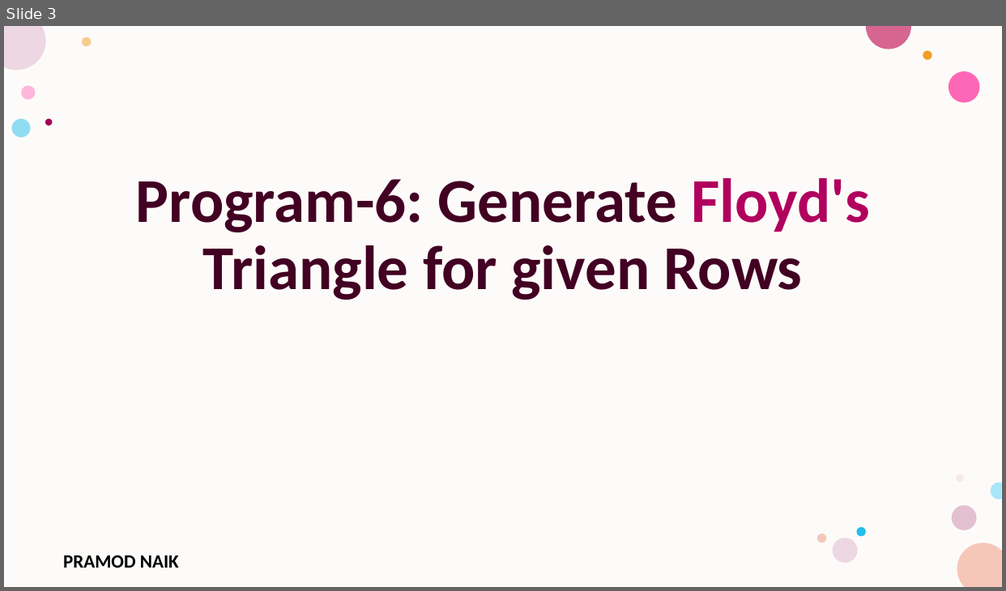
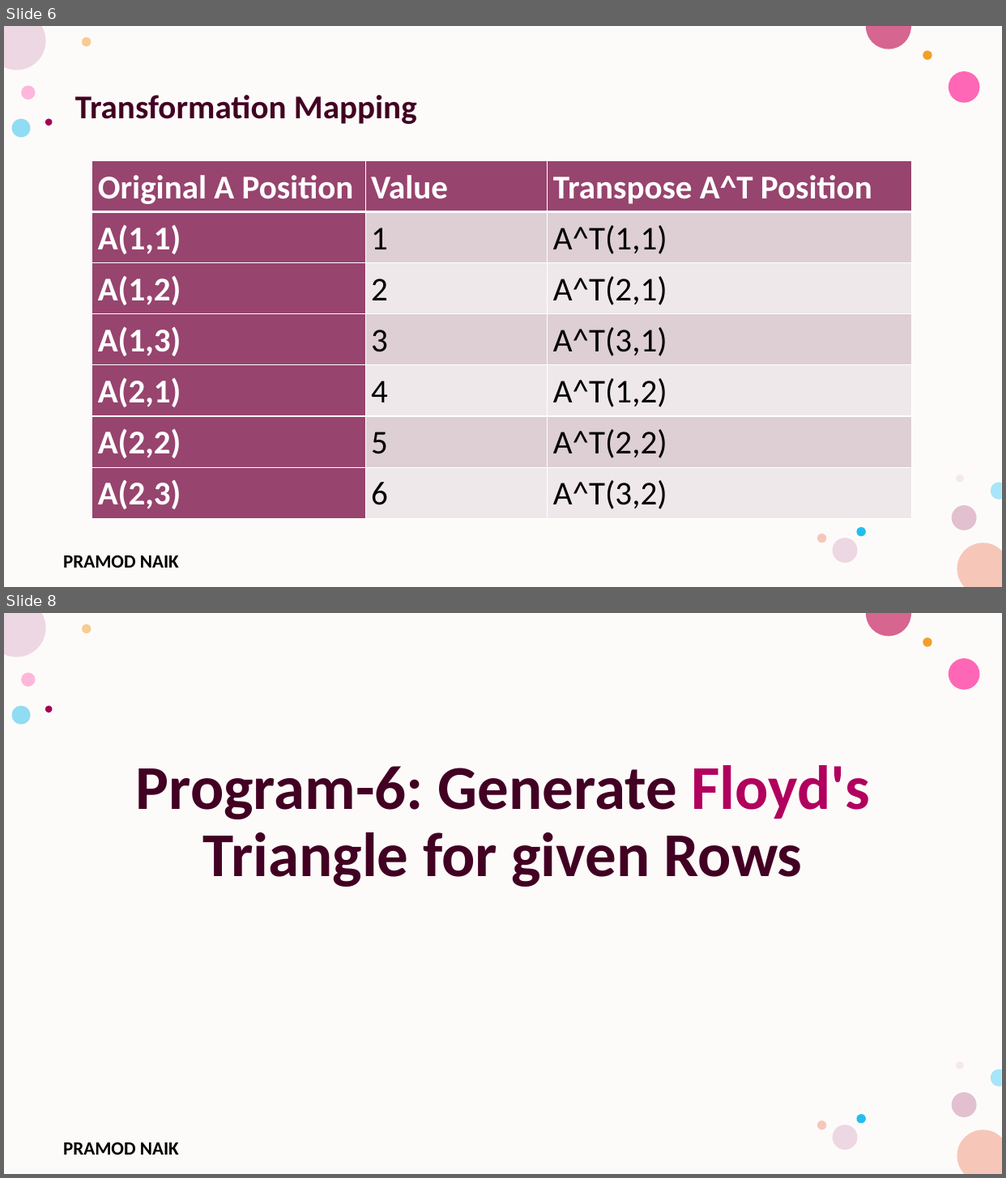
Before and after one commit to PRAMODNAIK-DEV/C-Programming-Lab-Engineering, a slide deck: Lab Programs.pptx. Shown one above the other, each under a label of ours: slide 3 before the commit, slides 6 and 8 after it; the slides between them are not shown. The pictures are 1006x591 and 1006x1178 pixels, drawn with LibreOffice and Linux fonts; fonts in the diff are those of the drawing; background and template pictures are left out. Boxes give left, top, right and bottom in pixels: in the first picture for what was removed or moved away, otherwise in the second. Text is boxed around its words. In the diff, an @@ line names an element or a change of style, - is before the commit and + after.

```diff
--- a/Lab Programs.pptx
+++ b/Lab Programs.pptx
@@ slide 6 added at <box>4,26,1002,587</box>, background #FFFFFF; not listed: 17 template elements that a slide beside it also shows @@
@@ text added at <box>75,95,417,124</box>, 32 pt, text #420023, bold @@
+Transformation Mapping
@@ table added at <box>92,160,912,518</box>, 7 rows, 3 columns @@
+Original A Position | Value | Transpose A^T Position
+A(1,1) | 1 | A^T(1,1)
+A(1,2) | 2 | A^T(2,1)
+A(1,3) | 3 | A^T(3,1)
+A(2,1) | 4 | A^T(1,2)
+A(2,2) | 5 | A^T(2,2)
+A(2,3) | 6 | A^T(3,2)
@@ what was slide 3 is now slide 8 @@
```
Also in this commit, not shown: 4 other slides added, 1 other file.
